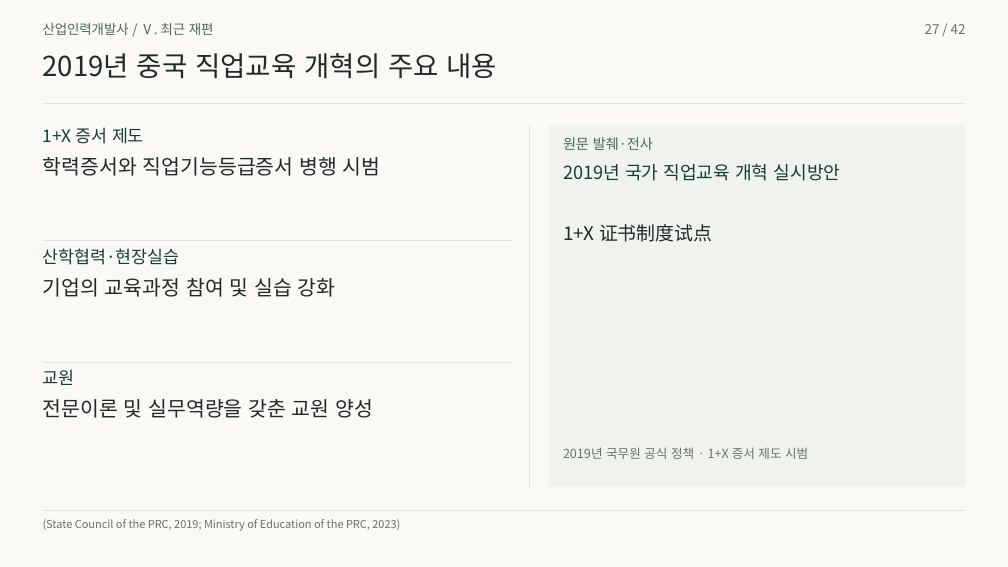
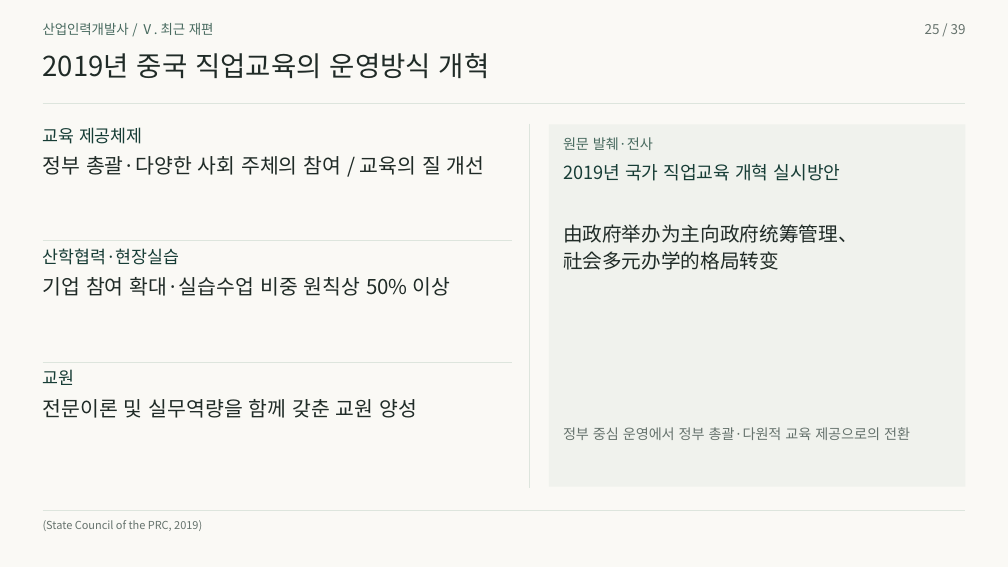
Before and after one commit to 01Chungee10/vet-history-rehearsal, a slide deck: slide 25 of au-cn-2026/presentation.pptx (slide 27 before the commit). Drawn at 1008x567 pixels with LibreOffice and Linux fonts; fonts in the diff are those of the drawing. Boxes give left, top, right and bottom in pixels: in the first picture for what was removed or moved away, otherwise in the second. Text is boxed around its words. In the diff, an @@ line names an element or a change of style, - is before the commit and + after.

```diff
--- a/au-cn-2026/presentation.pptx
+++ b/au-cn-2026/presentation.pptx
@@ text at (x1=925, y1=24, x2=966, y2=34): text changed @@
-27 / 42
+25 / 39
@@ text at (x1=43, y1=53, x2=490, y2=78): text changed @@
-2019년 중국 직업교육 개혁의 주요 내용
+2019년 중국 직업교육의 운영방식 개혁
@@ text at (x1=43, y1=127, x2=143, y2=144): text changed @@
-1+X 증서 제도
+교육 제공체제
@@ text at (x1=43, y1=156, x2=485, y2=175): text changed @@
-학력증서와 직업기능등급증서 병행 시범
+정부 총괄·다양한 사회 주체의 참여 / 교육의 질 개선
@@ text at (x1=563, y1=224, x2=858, y2=243): text changed; size 18 to 18.8 pt @@
-1+X 证书制度试点
+由政府举办为主向政府统筹管理、
@@ text added at (x1=563, y1=251, x2=779, y2=270), 18.8 pt, text #202B27 @@
+社会多元办学的格局转变
@@ text at (x1=43, y1=277, x2=451, y2=296): text changed @@
-기업의 교육과정 참여 및 실습 강화
+기업 참여 확대·실습수업 비중 원칙상 50% 이상
@@ text at (x1=43, y1=399, x2=417, y2=418): text changed @@
-전문이론 및 실무역량을 갖춘 교원 양성
+전문이론 및 실무역량을 함께 갖춘 교원 양성
@@ text removed at (x1=563, y1=447, x2=808, y2=459) @@
-2019년 국무원 공식 정책 · 1+X 증서 제도 시범
@@ text added at (x1=563, y1=427, x2=910, y2=440), 13.5 pt, text #66736D @@
+정부 중심 운영에서 정부 총괄·다원적 교육 제공으로의 전환
@@ text at (x1=43, y1=520, x2=202, y2=531): text changed @@
-(State Council of the PRC, 2019; Ministry of Education of the PRC, 2023)
+(State Council of the PRC, 2019)
```
Also in this commit, not shown: 38 other slides changed, 3 slides removed, 46 other files.
